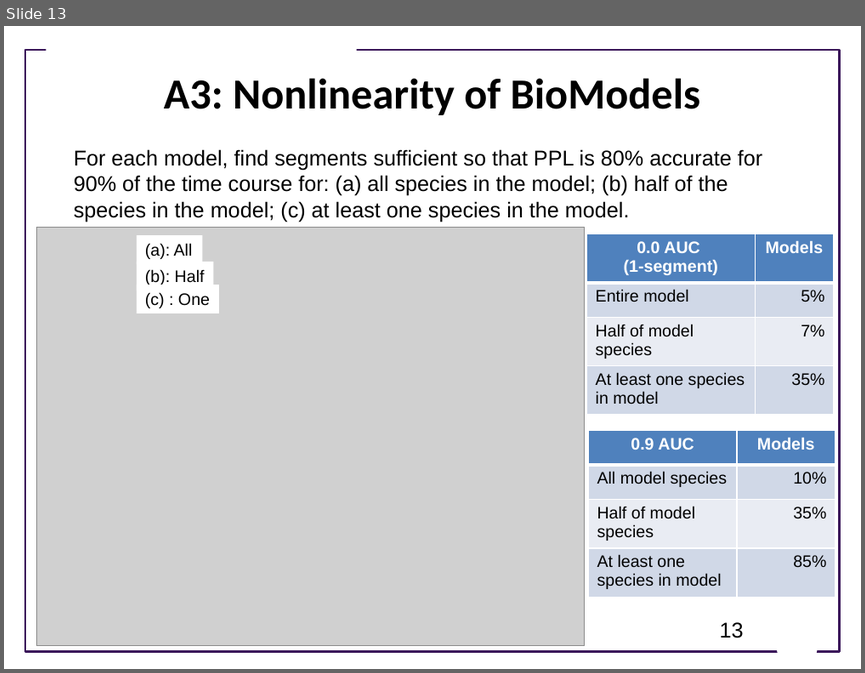
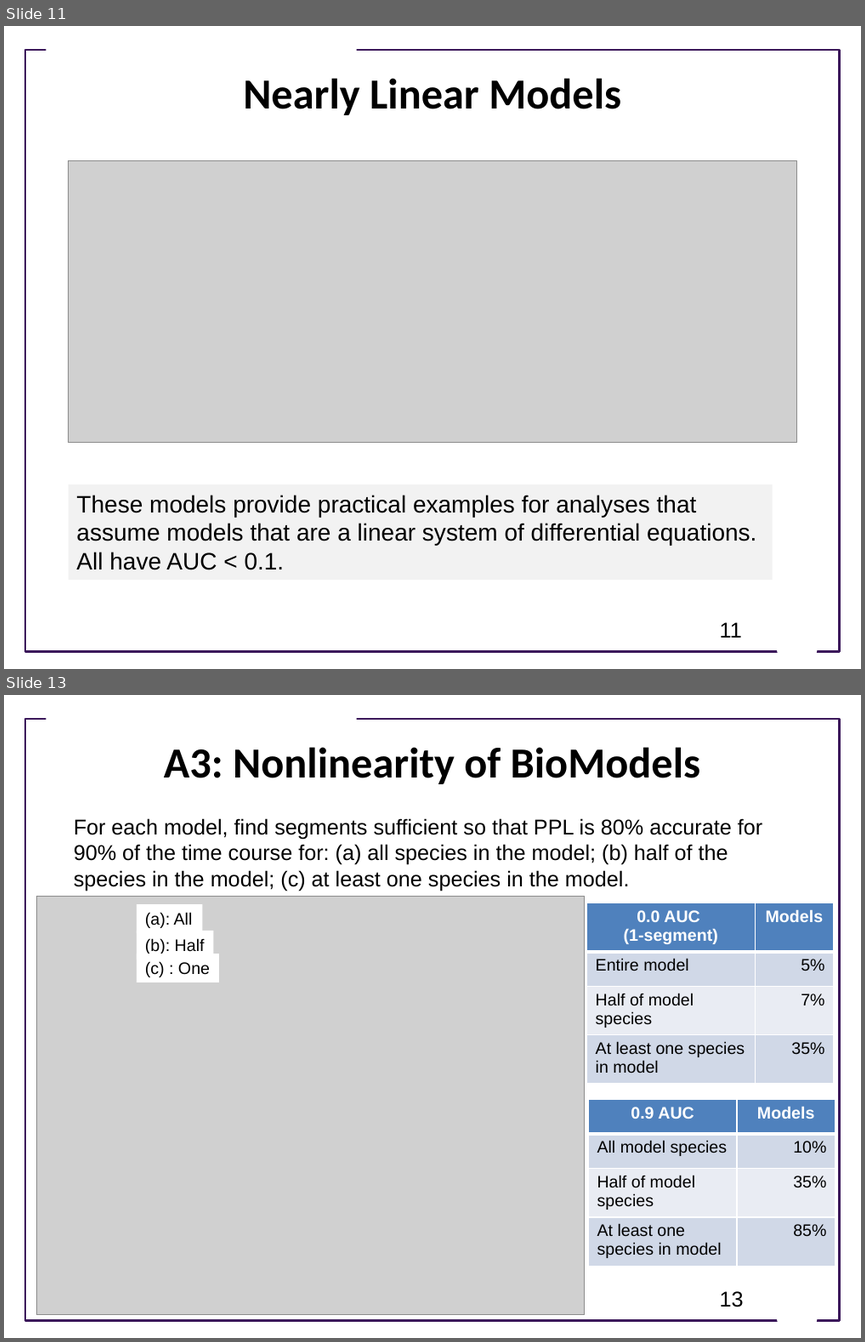
Before and after one commit to joseph-hellerstein/biomodels_linearity, a slide deck: docs/How Nonlinear is BioModels.pptx. Shown one above the other, each under a label of ours: slide 13 before the commit, slides 11 and 13 after it; the slides between them are not shown. The pictures are 865x673 and 865x1342 pixels, drawn with LibreOffice and Linux fonts; fonts in the diff are those of the drawing; grey boxes stand for pictures; background and template pictures are left out. Boxes give left, top, right and bottom in pixels: in the first picture for what was removed or moved away, otherwise in the second. Text is boxed around its words. In the diff, an @@ line names an element or a change of style, - is before the commit and + after.

```diff
--- a/docs/How Nonlinear is BioModels.pptx
+++ b/docs/How Nonlinear is BioModels.pptx
@@ slide 11 added at [4,26,861,669], background #FFFFFF; not listed: 3 template elements that a slide beside it also shows @@
@@ title added at [243,78,621,115], 36 pt, text #000000, bold @@
+Nearly Linear Models
@@ picture added at [69,161,796,442] @@
@@ rectangle added at [69,484,772,579], fill #F2F2F2, 20 pt, text #000000 @@
+These models provide practical examples for analyses that assume models that are a linear system of differential equations. All have AUC < 0.1.
@@ page number added at [720,622,742,637], 18 pt, text #000000 @@
+11
```
Also in this commit, not shown: 13 slides changed, 5 other slides added, 1 slide removed, 3 other files.
